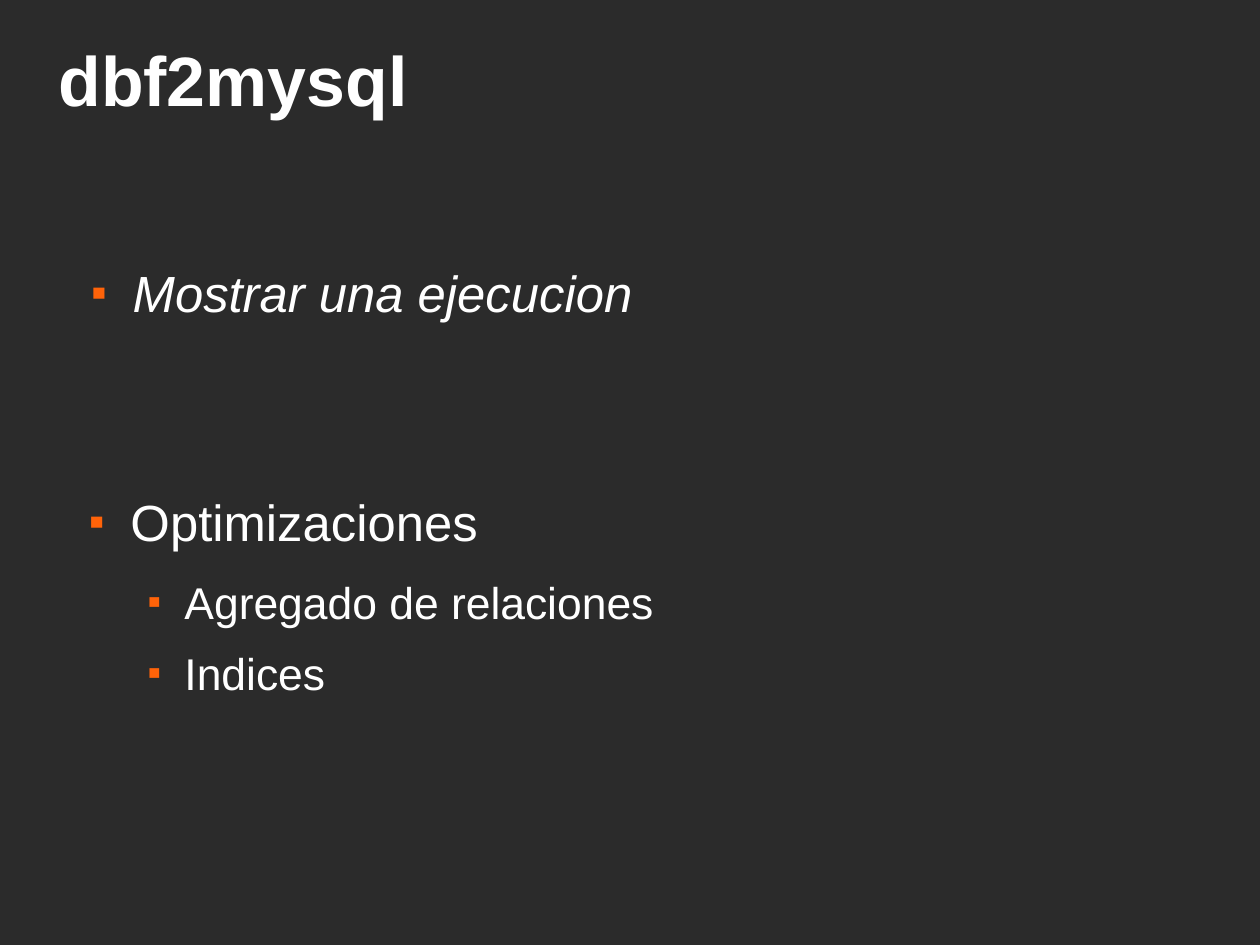
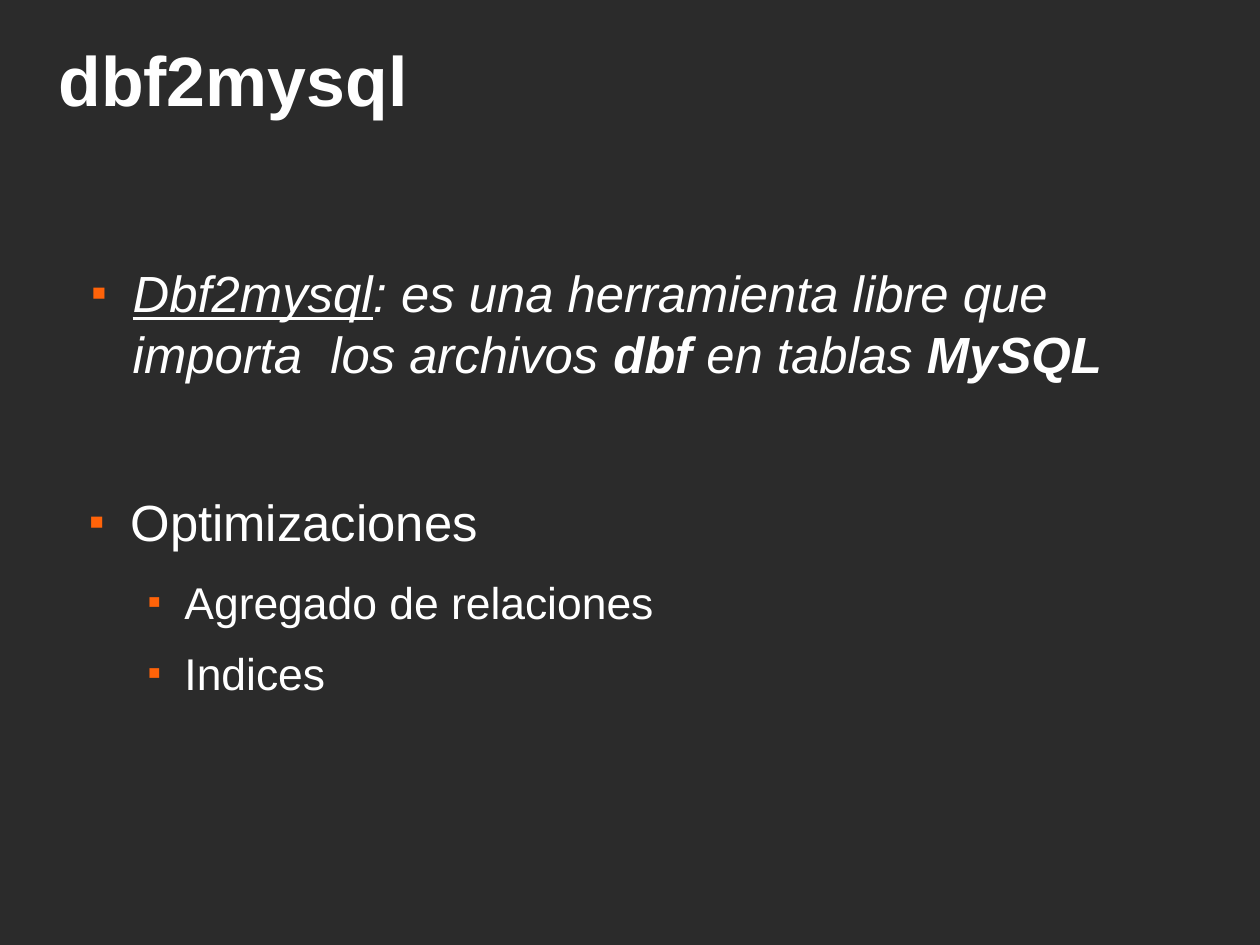
Before and after one commit to ervin45/proyectofinal, a slide deck: slide 21 of doc/material_para_la_catedra/presentacion_final/presentacion_final.odp (slide 20 before the commit). Drawn at 1260x945 pixels with LibreOffice and Linux fonts; fonts in the diff are those of the drawing; background and template pictures are left out; a plain dark background stands for a picture behind light text. Boxes give left, top, right and bottom in pixels: in the first picture for what was removed or moved away, otherwise in the second. Text is boxed around its words. In the diff, an @@ line names an element or a change of style, - is before the commit and + after.

```diff
--- a/doc/material_para_la_catedra/presentacion_final/presentacion_final.odp
+++ b/doc/material_para_la_catedra/presentacion_final/presentacion_final.odp
@@ text removed at [133, 275, 633, 323] @@
-  ■ Mostrar una ejecucion
@@ text added at [133, 275, 1102, 384], 32 pt, text #FFFFFF, italic @@
+  ■ Dbf2mysql: es una herramienta libre que importa los archivos dbf en tablas MySQL
```
Also in this commit, not shown: 21 other slides changed, 7 slides added, 5 slides removed, 2 other files.
